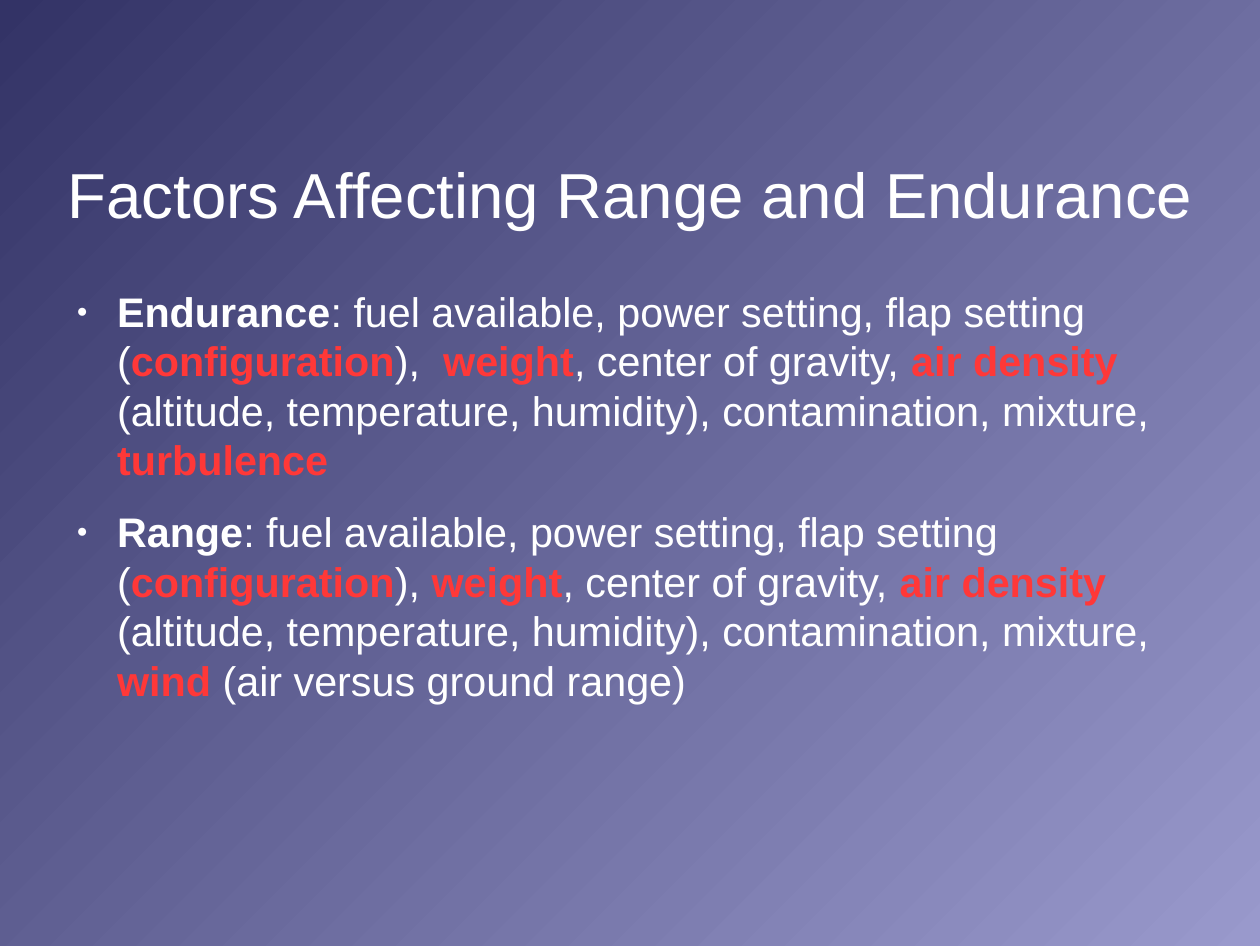
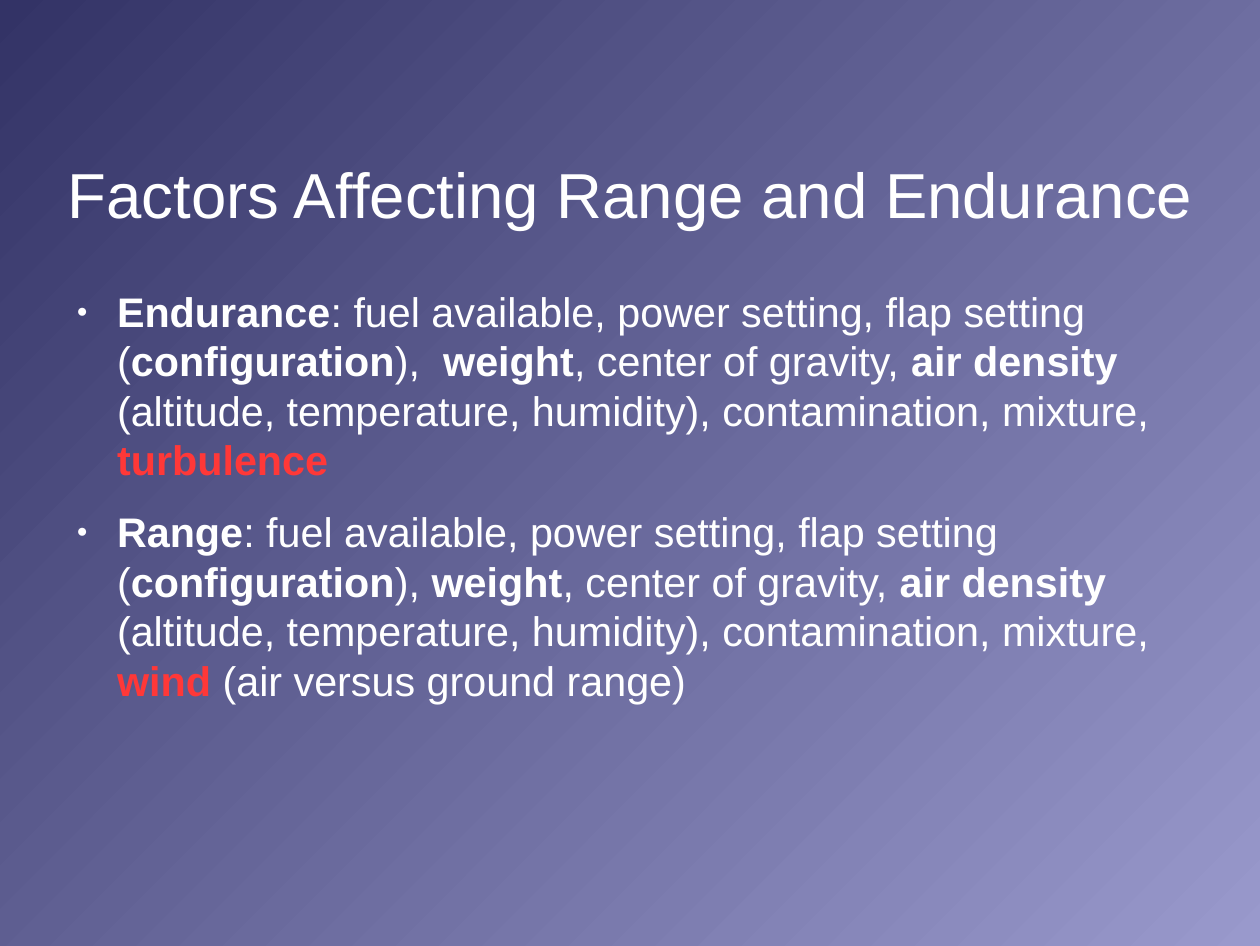
Before and after one commit to stephanheinemann/flight, a slide deck: slide 14 of FI/RangeAndEndurance/RangeAndEndurance.odp (slide 15 before the commit). Drawn at 1260x946 pixels with LibreOffice and Linux fonts; fonts in the diff are those of the drawing; background and template pictures are left out. Boxes give left, top, right and bottom in pixels: in the first picture for what was removed or moved away, otherwise in the second. Text is boxed around its words. In the diff, an @@ line names an element or a change of style, - is before the commit and + after.

Commit message:
reviewed range and endurance PGI

```diff
--- a/FI/RangeAndEndurance/RangeAndEndurance.odp
+++ b/FI/RangeAndEndurance/RangeAndEndurance.odp
@@ text "Endurance: fuel available, power setting, ..." at bbox=[117, 297, 1149, 704]: text colour #FF3838 to #FFFFFF in "(configuration), weight, air density", "(configuration), weight, air density" @@
```
Also in this commit, not shown: 2 other slides changed, 1 slide removed, 1 other file.
